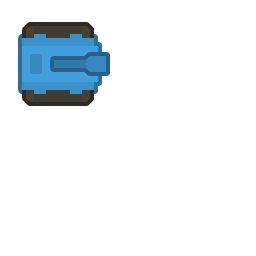
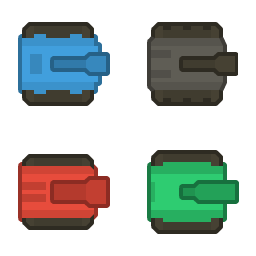
Layer changes from the first 256 x 256 image to the second:
added layer "tank_dark" above "tank_green" over [147, 22, 238, 106]
added layer "tank_green" above "tank_red" over [147, 150, 239, 234]
added layer "tank_red" above "tank_blue" over [18, 154, 110, 230]
